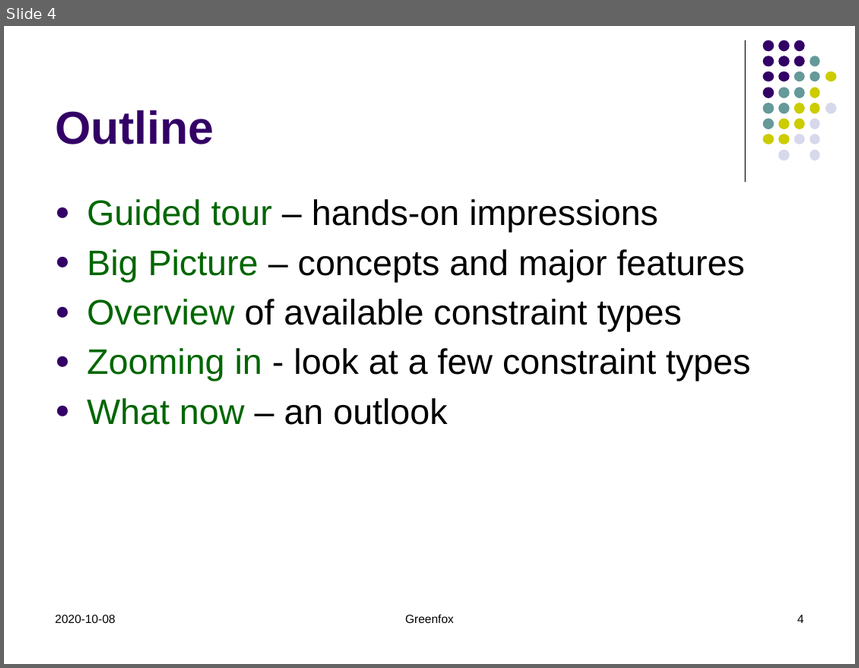
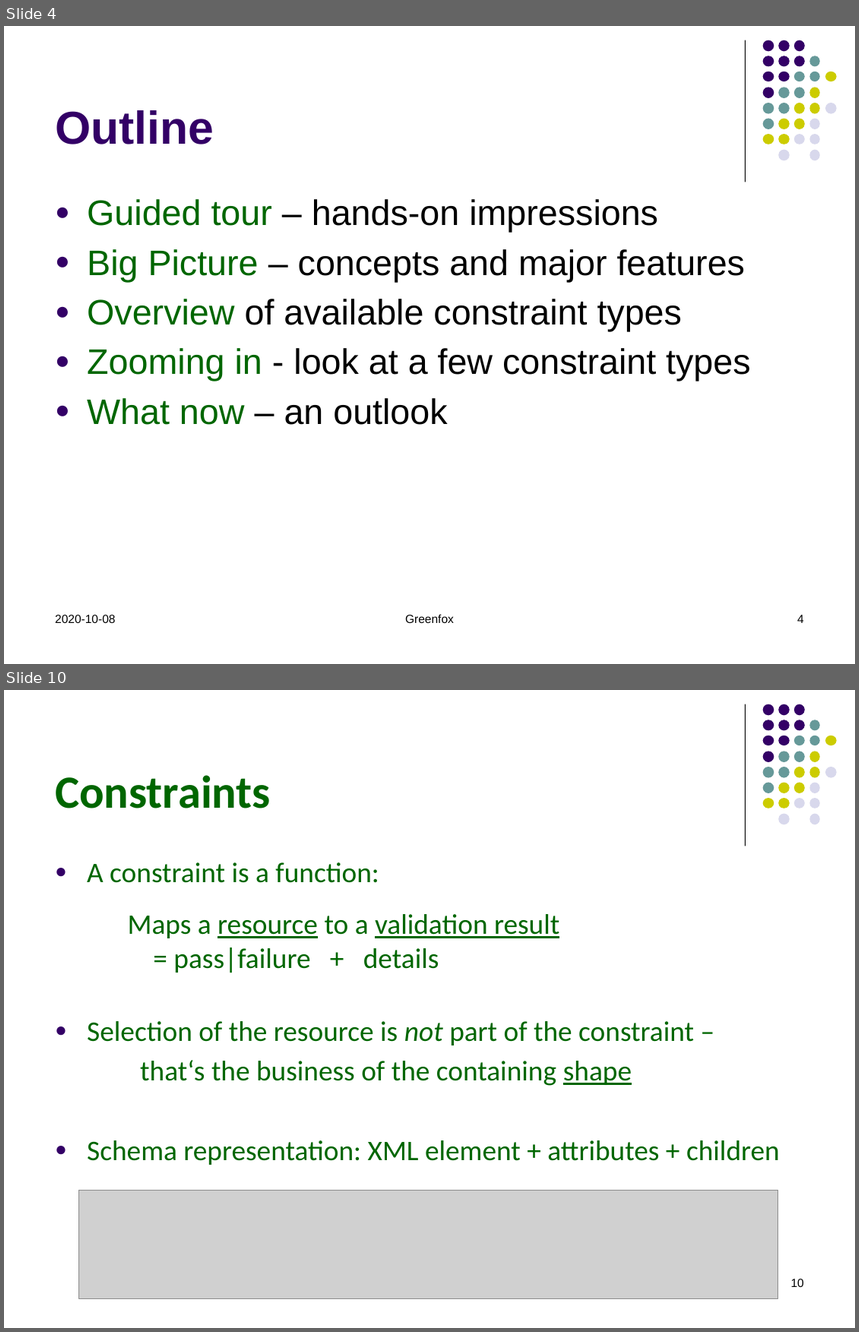
Before and after one commit to hrennau/greenfox, a slide deck: declarative-amsterdam-2020/an-introduction-to-greenfox/introduction-to-greenfox-part1.pptx. Shown one above the other, each under a label of ours: slide 4 before the commit, slides 4 and 10 after it; the slides between them are not shown. The pictures are 859x668 and 859x1332 pixels, drawn with LibreOffice and Linux fonts; fonts in the diff are those of the drawing; grey boxes stand for pictures. Boxes give left, top, right and bottom in pixels: in the first picture for what was removed or moved away, otherwise in the second. Text is boxed around its words. In the diff, an @@ line names an element or a change of style, - is before the commit and + after.

```diff
--- a/declarative-amsterdam-2020/an-introduction-to-greenfox/introduction-to-greenfox-part1.pptx
+++ b/declarative-amsterdam-2020/an-introduction-to-greenfox/introduction-to-greenfox-part1.pptx
@@ slide 10 added at (4, 690, 855, 1328), background #FFFFFF; not listed: 32 template elements that a slide beside it also shows @@
@@ title added at (55, 775, 271, 809), 39 pt, text #006600, bold @@
+Constraints
@@ text added at (87, 863, 780, 1165), 24 pt, text #006600 @@
+● A constraint is a function:
+● Selection of the resource is not part of the constraint –
+that‘s the business of the containing shape
+● Schema representation: XML element + attributes + children
@@ text added at (128, 914, 560, 973), 24 pt, text #006600 @@
+Maps a resource to a validation result
+= pass|failure + details
@@ picture added at (79, 1191, 778, 1300) @@
@@ page number added at (791, 1279, 804, 1287), 10 pt, text #000000 @@
+10
```
Also in this commit, not shown: 3 slides changed, 10 other slides added.
